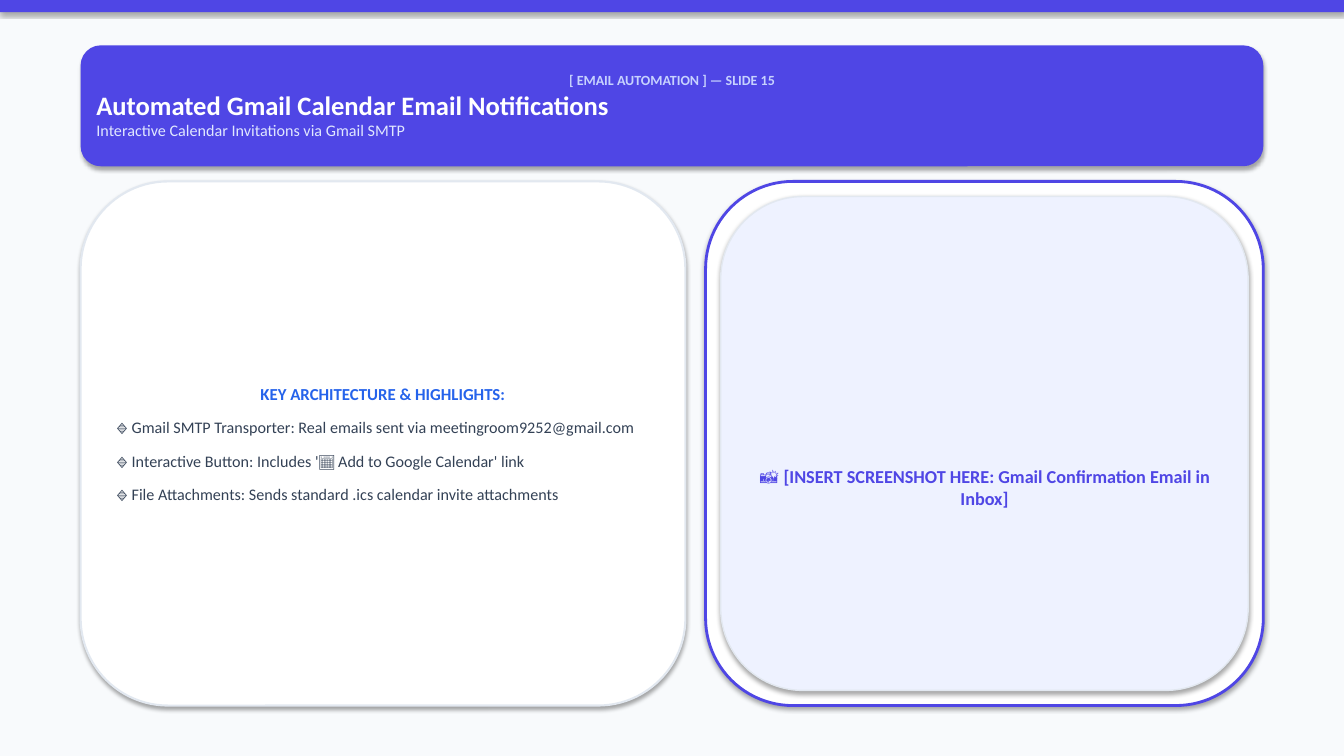
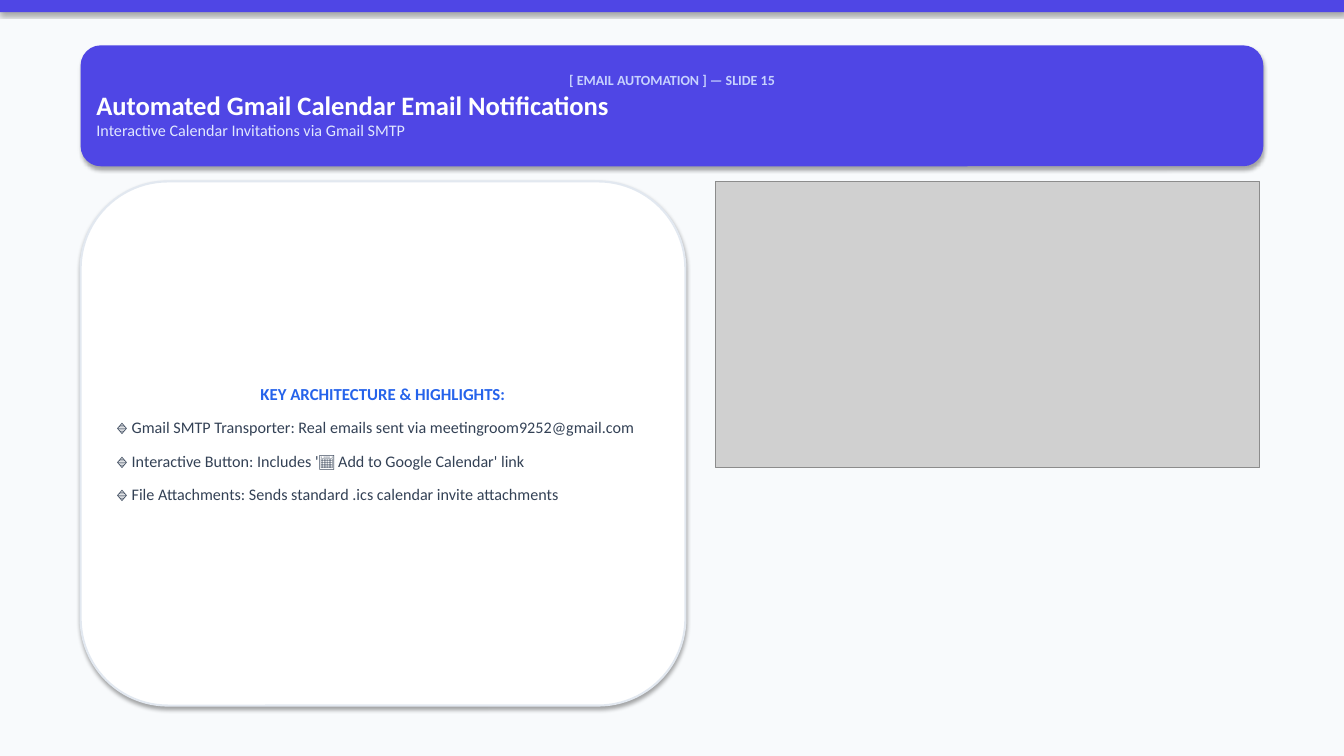
Before and after one commit to VishalMishraCSE/meeting-room-booking-system, a slide deck: slide 15 of document/PRESENTATION_DECK_SLIDES.pptx. Drawn at 1344x756 pixels with LibreOffice and Linux fonts; fonts in the diff are those of the drawing; grey boxes stand for pictures. Boxes give left, top, right and bottom in pixels: in the first picture for what was removed or moved away, otherwise in the second. Text is boxed around its words. In the diff, an @@ line names an element or a change of style, - is before the commit and + after.

```diff
--- a/document/PRESENTATION_DECK_SLIDES.pptx
+++ b/document/PRESENTATION_DECK_SLIDES.pptx
@@ rounded rectangle removed at (x1=706, y1=181, x2=1263, y2=706) @@
@@ picture added at (x1=716, y1=181, x2=1260, y2=468) @@
@@ rounded rectangle removed at (x1=721, y1=197, x2=1248, y2=691) @@
-📸 [INSERT SCREENSHOT HERE: Gmail Confirmation Email in Inbox]
```
Also in this commit, not shown: 17 other slides changed, 3 other files.
